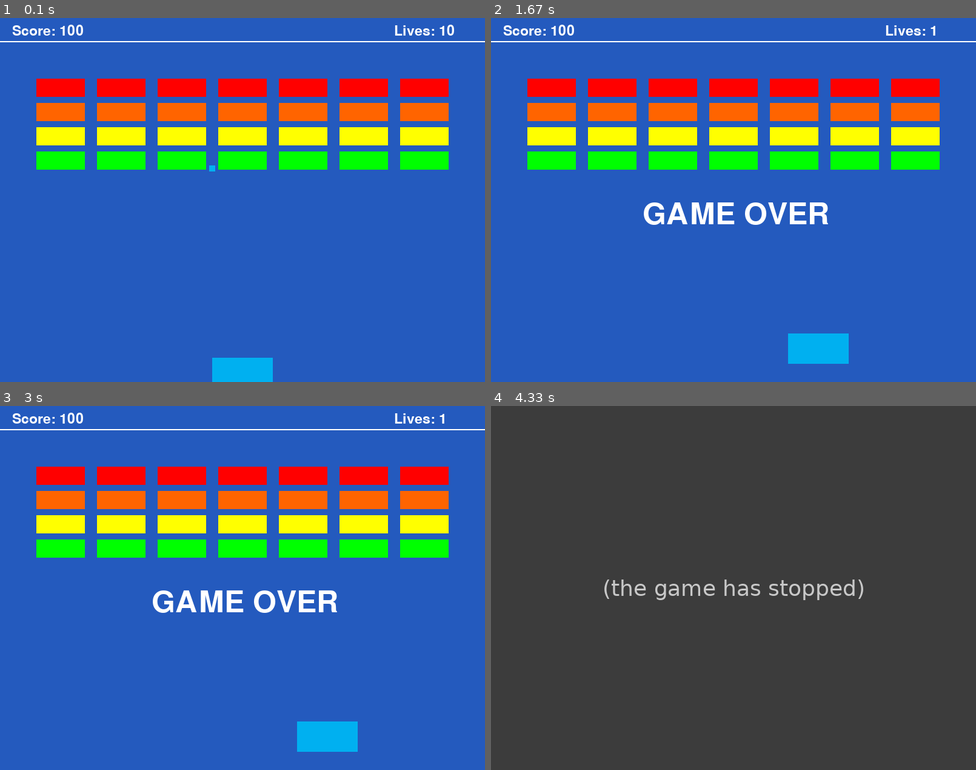
Above: before the commit, frames 1-4 (two rows, left to right).
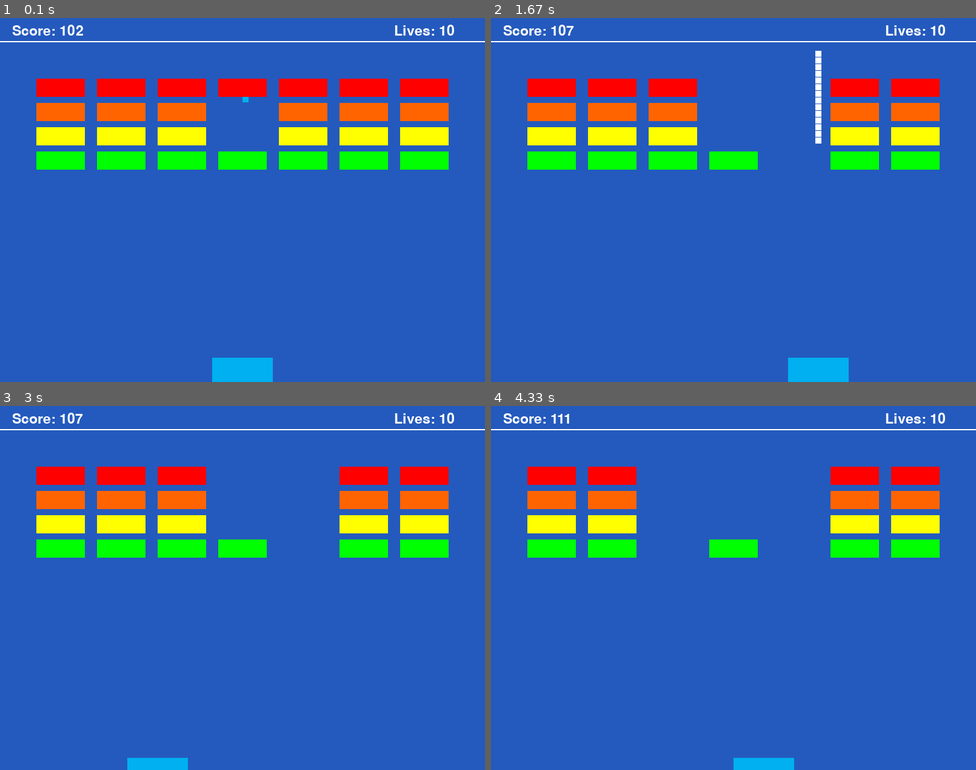
Above: after the commit, the same moments.

Repository: FaisalAhmedBijoy/Shooter-Aircraft-Game-using-PyGame-Library
Game: pygame game, started from main.py
Two runs of this game, one before a commit and one after it. Both use one fixed random seed, a clock stepped at 60 frames per second and the inputs below.
Inputs:
- Up to frame 1 (0.1 s): no input
- Up to frame 2 (1.67 s): hold Right 0.33-0.8 s; hold Up 0.83-1.13 s
- Up to frame 3 (3 s): hold Left 1.67-2.2 s; hold Down 2.23-2.53 s; hold Left 2.57-2.97 s
- Up to frame 4 (4.33 s): hold Up 3-3.37 s; hold Right 3.4-4.03 s

The runs differ from the first frame. In frame 1, 1.1% of the frame differs, in the area x 15-55%, y 1-43%; in frame 2, 6.4%; in frame 3, 6.2%; in frame 4, 100%, in the area x 0-100%, y 0-100%.
Before the commit the program exited at 3.95 s; later frames show no game.

Commit message:
ball direction and brick collision added

Diff:
--- a/ball.py
+++ b/ball.py
@@ -17,21 +17,22 @@
 
         # Drawinng the ball rectangle
         pygame.draw.rect(self.image,color,[0,0,width,height])
-        self.velocity=[randint(4,8),randint(-8,8)]
+        # self.velocity=[randint(4,8),randint(-8,8)]
+        self.velocity=[0,-10]
 
         # Fetch the rectangle object that has the dimension of the image
         self.rect=self.image.get_rect()
 
     def update(self):
-        # self.rect.x+=self.velocity[0]
-        # self.rect.y+=self.velocity[1]
+        self.rect.x+=self.velocity[0]
+        self.rect.y+=self.velocity[1]
         # ball always vertical direction
-        self.rect.x+=0
-        self.rect.y+=self.velocity[0]
+
 
     def bounce(self):
         self.velocity[0]= -self.velocity[0]
-        self.velocity[1] =randint(-8,8)
+        # self.velocity[1] =randint(-8,8)
+        self.velocity[1]=-10
 
 # make the ball object
 if __name__ == '__main__':
--- a/main.py
+++ b/main.py
@@ -31,16 +31,7 @@
 size=(800,600)
 screen=pygame.display.set_mode(size)
 pygame.display.set_caption("Shooter Aircraft Breakout Game")
-'''
-# Responding the keystroke events
-paddleA=Paddle(WHITE,10,100)
-paddleA.rect.x=20
-paddleA.rect.y=200
 
-paddleB=Paddle(WHITE,10,100)
-paddleB.rect.x=670
-paddleB.rect.y=200
-'''
 
 # this will be a list that will contain all the sprites we intend
 all_sprites_list=pygame.sprite.Group()
@@ -55,13 +46,16 @@
 paddle.rect.y=560
 
 # Create the ball sprite
+balls=[]
 ball=Ball(LIGHTBLUE,10,10)
-ball.rect.x=345
+ball.rect.x=400
 ball.rect.y=195
+all_sprites_list.add(ball)
+balls.append(ball)
 
-# Create a group of balls
-ball_group=pygame.sprite.Group()
-ball_group.add(ball)
+# # Create a group of balls
+# ball_group=pygame.sprite.Group()
+# ball_group.add(ball)
 
 
 all_bricks=pygame.sprite.Group()
@@ -94,15 +88,9 @@
 
 # add the paddle to the list of sprites
 all_sprites_list.add(paddle)
-all_sprites_list.add(ball)
-# print(all_sprites_list)
 
-'''
-step 4: Main program loop
-Capturing Events: Used to constantly “listen” to user inputs and react to these. It could be when the user use the keyboard or the mouse.
-Implementing the Game Logic. What happens when the game is running? Are cars moving forward, aliens falling from the sky, ghosts chasing you, etc.
-Refreshing the screen by redrawing the stage and the sprites.
-'''
+
+
 # the lopp will carry on until exit the game
 carryOn=True
 
@@ -115,9 +103,7 @@
     for event in pygame.event.get(): #user did something
         if event.type ==pygame.QUIT: # if user click close
             carryOn=False # Flag that we are done to exit
-        elif event.type==pygame.KEYDOWN:
-            if event.key==pygame.K_x:
-                carryOn=False
+
 
     # Moving the paddle when the use uses the arrow key
     keys=pygame.key.get_pressed()
@@ -126,56 +112,19 @@
     if keys[pygame.K_RIGHT]:
         paddle.moveRight(5)
     if keys[pygame.K_UP]:
-        paddle.moveUp(5)
+
+        ball=Ball(WHITE,10,10)
+        all_sprites_list.add(ball)
+        ball.rect.x=paddle.rect.x+45
+        ball.rect.y=paddle.rect.y
+        balls.append(ball)
+        # paddle.moveUp(5)
     if keys[pygame.K_DOWN]:
         paddle.moveDown(5)
 
 
     #-------- Game logic should go there
     all_sprites_list.update()
-
-
-
-    # Check if the ball is bounhing against any of the 4 walls
-    if ball.rect.x>=790:
-        ball.velocity[0]= -ball.velocity[0]
-    if ball.rect.x<=0:
-        ball.velocity[0]= -ball.velocity[0]
-    if ball.rect.y>590:
-        ball.velocity[1]= -ball.velocity[1]
-        lives-=1
-        if lives==0:
-            # Display Game over for 3 seconds
-            font=pygame.font.Font(None,74)
-            text=font.render("GAME OVER",1,WHITE)
-            screen.blit(text,(250,300))
-            pygame.display.flip()
-            pygame.time.wait(3000)
-
-            # stop the game
-            carryOn=False
-
-    if ball.rect.y<40:
-        ball.velocity[1]= -ball.velocity[1]
-
-    '''
-    if the ball touch any side : up, down, left ,right wall
-    then the ball set same velocity but reverse position
-    '''
-   # print('velocity :',ball.velocity)
-   # print("Position: ",ball.rect)
-    print('Brick x',brick.rect.x,end='')
-    print('Brick y',brick.rect.y)
-
-
-
-    # Detect collisions between the ball and paddles
-    if pygame.sprite.collide_mask(ball,paddle):
-        ball.rect.x -=ball.velocity[0]
-        ball.rect.y -=ball.velocity[1]
-        ball.bounce()
-
-
 
     # Check if there is a car collision
     brick_collision_list=pygame.sprite.spritecollide(ball,all_bricks,False)
@@ -185,10 +134,9 @@
     for brick in brick_collision_list:
         ball.bounce()
         score +=1
+        # ball.kill()
         brick.kill()
-        # Brick Fallen 5 pixels per loop
-        for brick in all_bricks:
-            brick.rect.y +=5
+
 
         if len(all_bricks) ==0:
             # Display level complete 3 seconds
@@ -200,6 +148,28 @@
 
             # stop the Game
             carryOn=False
+
+    for ball in balls:
+        brick_collision_list=pygame.sprite.spritecollide(ball,all_bricks,False)
+        for brick in brick_collision_list:
+            # ball.bounce()
+            score +=1
+            ball.kill()
+            brick.kill()
+            balls.remove(ball)
+
+            if len(all_bricks) ==0:
+                # Display level complete 3 seconds
+                font=pygame.font.Font(None,74)
+                text=font.render("LEVEL WIN",1,WHITE)
+                screen.blit(text,(200,300))
+                pygame.display.flip()
+                pygame.time.wait(3000)
+
+                # stop the Game
+                carryOn=False
+    for ball in balls:
+        ball.rect.y-=1
 
     #--- Drawing code should go here
     # First clear the screen to dark blue
--- /dev/null
+++ b/temp.py
@@ -0,0 +1,226 @@
+
+import pygame
+from paddle import Paddle
+from ball import Ball
+from brick import Brick
+
+pygame.init()
+
+print("initialized")
+
+WHITE = (255,255,255)
+DARKBLUE = (36,90,190)
+LIGHTBLUE = (0,176,240)
+RED = (255,0,0)
+ORANGE = (255,100,0)
+YELLOW = (255,255,0)
+
+score = 0
+lives = 1
+
+size = (800, 600)
+screen = pygame.display.set_mode(size)
+pygame.display.set_caption("Shooting Game")
+
+#This will be a list that will contain all the sprites we intend to use in our game.
+all_sprites_list = pygame.sprite.Group()
+
+#Create the Paddle
+paddle = Paddle(LIGHTBLUE, 100, 10)
+paddle.rect.x = 350
+paddle.rect.y = 560
+
+
+balls = []
+ball = Ball(WHITE,10,10)
+ball.rect.x = 400
+ball.rect.y = 550
+all_sprites_list.add(ball)
+balls.append(ball)
+
+all_bricks = pygame.sprite.Group()
+for i in range(8):
+    brick = Brick(RED,70,30)
+    brick.rect.x = 15 + i* 100
+    brick.rect.y = 60
+    all_sprites_list.add(brick)
+    all_bricks.add(brick)
+for i in range(8):
+    brick = Brick(ORANGE,70,30)
+    brick.rect.x = 15 + i* 100
+    brick.rect.y = 100
+    all_sprites_list.add(brick)
+    all_bricks.add(brick)
+for i in range(8):
+    brick = Brick(YELLOW,70,30)
+    brick.rect.x = 15 + i* 100
+    brick.rect.y = 140
+    all_sprites_list.add(brick)
+    all_bricks.add(brick)
+for i in range(8):
+    brick = Brick(WHITE,70,30)
+    brick.rect.x = 15 + i* 100
+    brick.rect.y = 180
+    all_sprites_list.add(brick)
+    all_bricks.add(brick)
+for i in range(8):
+    brick = Brick(LIGHTBLUE,70,30)
+    brick.rect.x = 15 + i* 100
+    brick.rect.y = 220
+    all_sprites_list.add(brick)
+    all_bricks.add(brick)
+
+# Add the paddle to the list of sprites
+all_sprites_list.add(paddle)
+
+
+
+class Unit():
+    def __init__(self):
+        self.last = pygame.time.get_ticks()
+        self.cooldown = 300
+
+    def fire(self):
+        # fire gun, only if cooldown has been 0.3 seconds since last
+        now = pygame.time.get_ticks()
+        if now - self.last >= self.cooldown:
+            self.last = now
+
+
+carryOn = True
+
+# The clock will be used to control how fast the screen updates
+clock = pygame.time.Clock()
+
+
+# Time counter for brick falling
+time_counter = 0
+
+brick_fall = pygame.USEREVENT + 1
+set_timer = pygame.USEREVENT + 2
+pygame.time.set_timer(brick_fall, 1000)
+pygame.time.set_timer(set_timer, 1000)
+
+start_ticks=pygame.time.get_ticks() #starter tick
+
+
+
+# -------- Main Program Loop -----------
+while carryOn:
+    seconds=(pygame.time.get_ticks()-start_ticks)/1000
+    if seconds>30:
+        font = pygame.font.Font(None, 74)
+        text = font.render("GAME OVER", 1, WHITE)
+        screen.blit(text, (200,300))
+        pygame.display.flip()
+        pygame.time.wait(3000)
+
+        #Stop the Game
+        carryOn=False
+
+        print (seconds) #print how many seconds
+    time_counter = clock.get_time()
+    #print("t", time_counter)
+    if time_counter % 3000 == 0:
+        print(time_counter)
+        for brick in all_bricks:
+            brick.rect.y += 10
+        time_counter = 0
+    #for brick in all_bricks:
+        #brick.rect.y += 1
+
+    for event in pygame.event.get():
+        if event.type == pygame.QUIT:  # If user clicked close
+            carryOn = False  # Flag that we are done so we exit this loop
+
+        if event.type == pygame.MOUSEBUTTONUP:
+            last = pygame.time.get_ticks()
+            now = pygame.time.get_ticks()
+            last = now
+            ball = Ball(WHITE, 10, 10)
+            all_sprites_list.add(ball)
+            ball.rect.x = paddle.rect.x + 50
+            ball.rect.y = paddle.rect.y
+            balls.append(ball)
+        if event.type == brick_fall:
+            for brick in all_bricks:
+                brick.rect.y += 10
+
+
+    #Check if there is the ball collides with any of bricks
+    brick_collision_list = pygame.sprite.spritecollide(ball,all_bricks,False)
+    for brick in brick_collision_list:
+      ball.bounce()
+      score += 1
+      brick.kill()
+      if len(all_bricks)==0:
+           #Display Level Complete Message for 3 seconds
+            font = pygame.font.Font(None, 74)
+            text = font.render("LEVEL COMPLETE", 1, WHITE)
+            screen.blit(text, (200,300))
+            pygame.display.flip()
+            pygame.time.wait(3000)
+
+            #Stop the Game
+            carryOn=False
+
+    #Moving the paddle when the use uses the arrow keys
+    keys = pygame.key.get_pressed()
+    if keys[pygame.K_LEFT]:
+        paddle.moveLeft(5)
+    if keys[pygame.K_RIGHT]:
+        paddle.moveRight(5)
+
+    all_sprites_list.update()
+
+
+
+
+    #Check if there is the ball collides with any of bullets
+    for ball in balls:
+        brick_collision_list = pygame.sprite.spritecollide(ball, all_bricks, False)
+        #print("bullets",brick_collision_list)
+        for brick in brick_collision_list:
+          #ball.bounce()
+          score += 1
+          brick.kill()
+          ball.kill()
+          balls.remove(ball)
+          if len(all_bricks) == 0:
+              #Display Level Complete Message for 3 seconds
+              font = pygame.font.Font(None, 74)
+              text = font.render("LEVEL COMPLETE", 1, WHITE)
+              screen.blit(text, (200, 300))
+              pygame.display.flip()
+              pygame.time.wait(3000)
+
+              #Stop the Game
+              carryOn = False
+    #------Brick falling down ---------
+
+    for ball in balls:
+        ball.rect.y -= 1
+
+    # --- Drawing code should go here
+    # First, clear the screen to dark blue.
+    screen.fill(DARKBLUE)
+    pygame.draw.line(screen, WHITE, [0, 38], [800, 38], 2)
+
+    #Display the score and the number of lives at the top of the screen
+    font = pygame.font.Font(None, 34)
+    text = font.render("Score: " + str(score), 1, WHITE)
+    screen.blit(text, (20,10))
+    text = font.render("Lives: " + str(lives), 1, WHITE)
+    screen.blit(text, (650,10))
+
+    #Now let's draw all the sprites in one go. (For now we only have 2 sprites!)
+    all_sprites_list.draw(screen)
+
+    # --- Go ahead and update the screen with what we've drawn.
+    pygame.display.flip()
+
+    # --- Limit to 60 frames per second
+    clock.tick(60)
+
+#Once we have exited the main program loop we can stop the game engine:
+pygame.quit()
